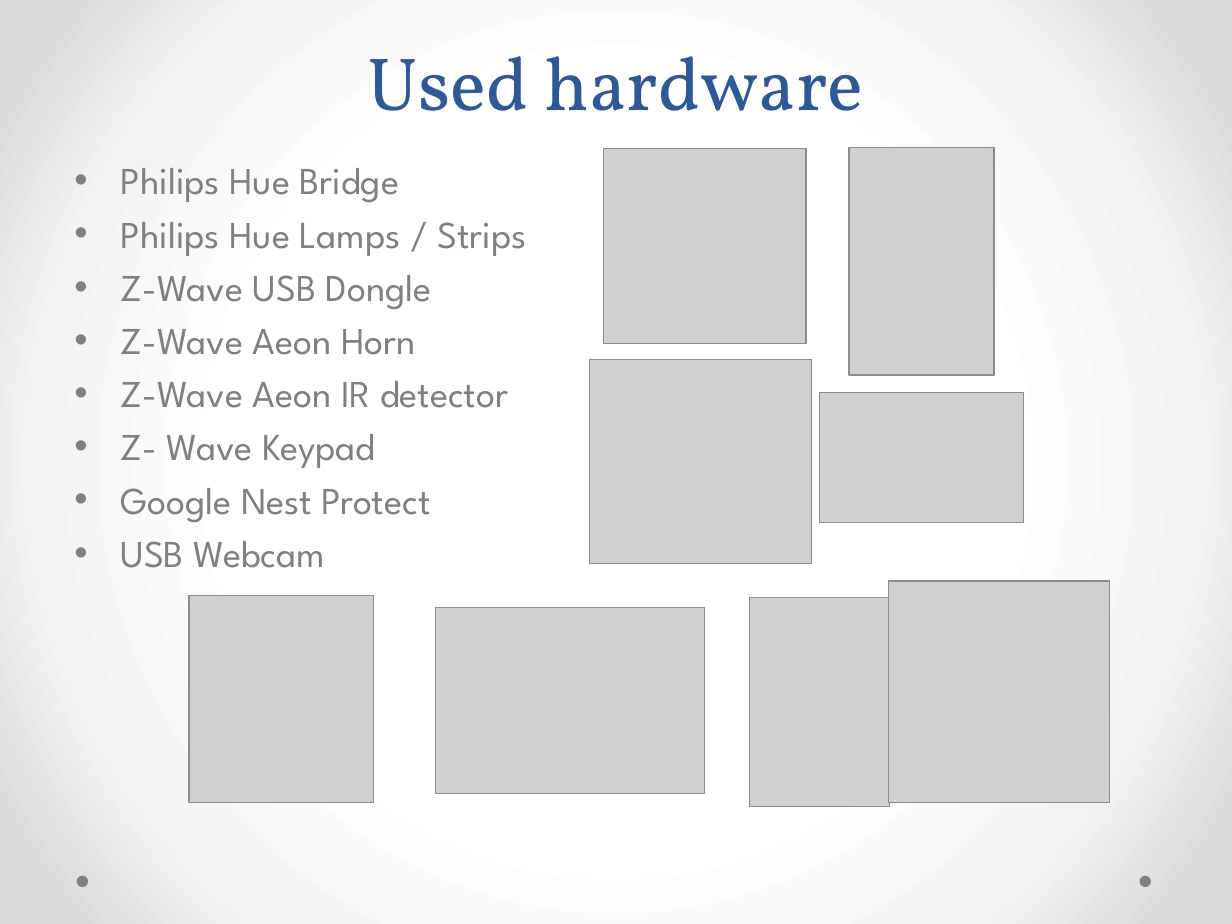
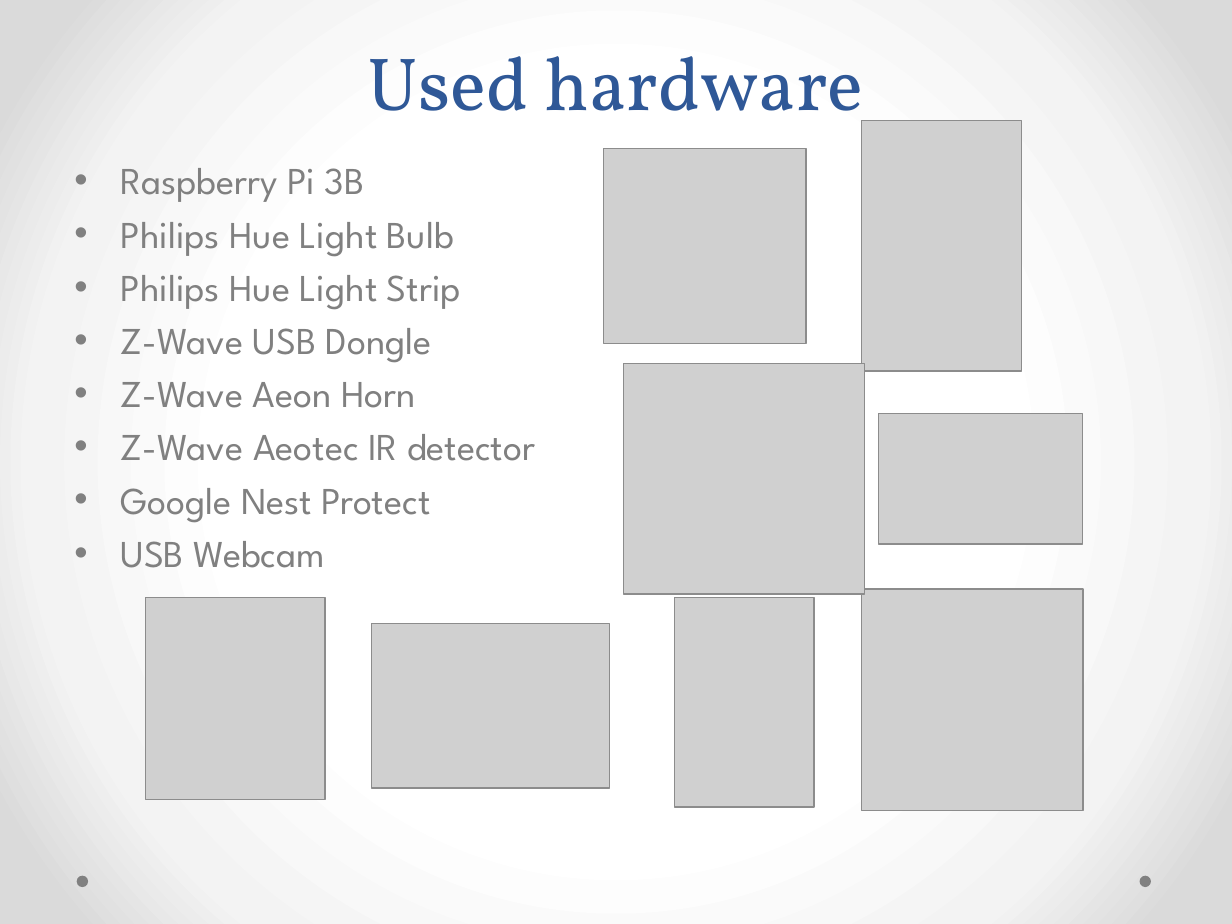
Before and after one commit to plaatsoft/plaatprotect, a slide deck: slide 6 of doc/ppt/PlaatProtect Design.pptx (slide 4 before the commit). Drawn at 1232x924 pixels with LibreOffice and Linux fonts; fonts in the diff are those of the drawing; grey boxes stand for pictures. Boxes give left, top, right and bottom in pixels: in the first picture for what was removed or moved away, otherwise in the second. Text is boxed around its words. In the diff, an @@ line names an element or a change of style, - is before the commit and + after.

```diff
--- a/doc/ppt/PlaatProtect Design.pptx
+++ b/doc/ppt/PlaatProtect Design.pptx
@@ picture: place and size @@
-picture at box(849, 148, 994, 376)
+picture at box(861, 121, 1021, 371)
@@ text at box(121, 168, 461, 310): text changed @@
-• Philips Hue Bridge
-• Philips Hue Lamps / Strips
+• Raspberry Pi 3B
+• Philips Hue Light Bulb
+• Philips Hue Light Strip
@@ picture: place and size @@
-picture at box(590, 360, 812, 564)
+picture at box(623, 363, 865, 594)
@@ picture: place and size @@
-picture at box(819, 392, 1023, 522)
+picture at box(878, 414, 1082, 545)
@@ text at box(121, 434, 535, 461): text changed @@
-• Z-Wave Aeon IR detector
-• Z- Wave Keypad
+• Z-Wave Aeotec IR detector
@@ picture: place and size @@
-picture at box(190, 595, 375, 802)
+picture at box(145, 598, 325, 800)
@@ picture: place and size @@
-picture at box(750, 598, 891, 807)
+picture at box(674, 598, 814, 807)
@@ picture: place and size @@
-picture at box(888, 582, 1110, 803)
+picture at box(861, 589, 1083, 811)
@@ picture: place and size @@
-picture at box(435, 607, 705, 793)
+picture at box(372, 623, 610, 787)
```
Also in this commit, not shown: 5 other slides changed, 8 slides added, 1 other file.
